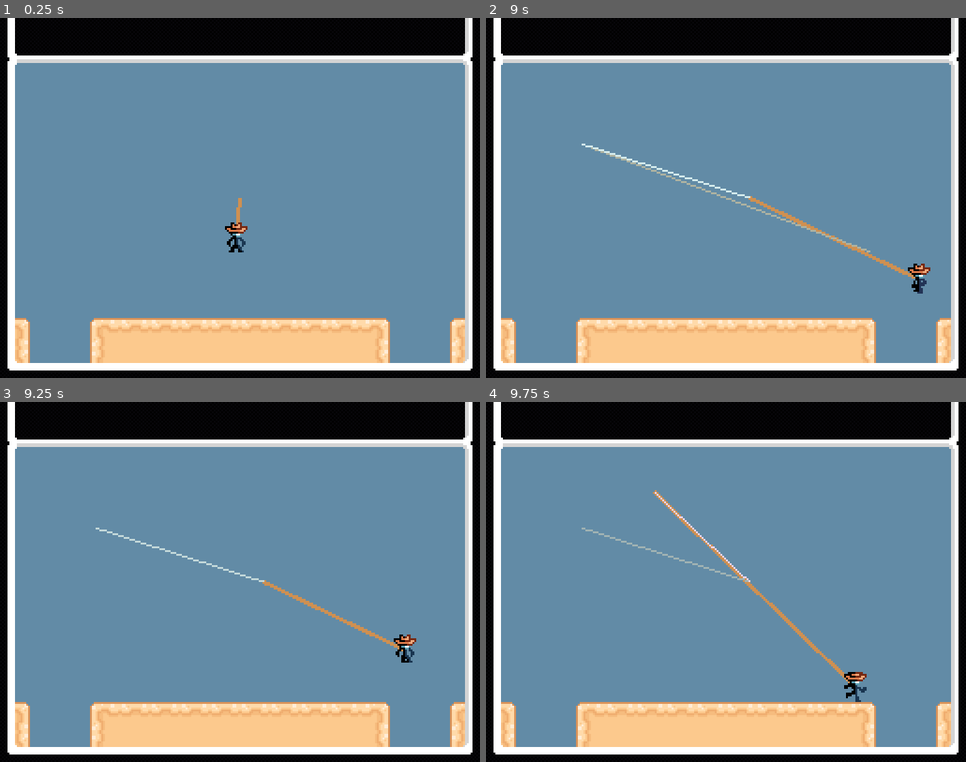
Above: before the commit, frames 1-4 (two rows, left to right).
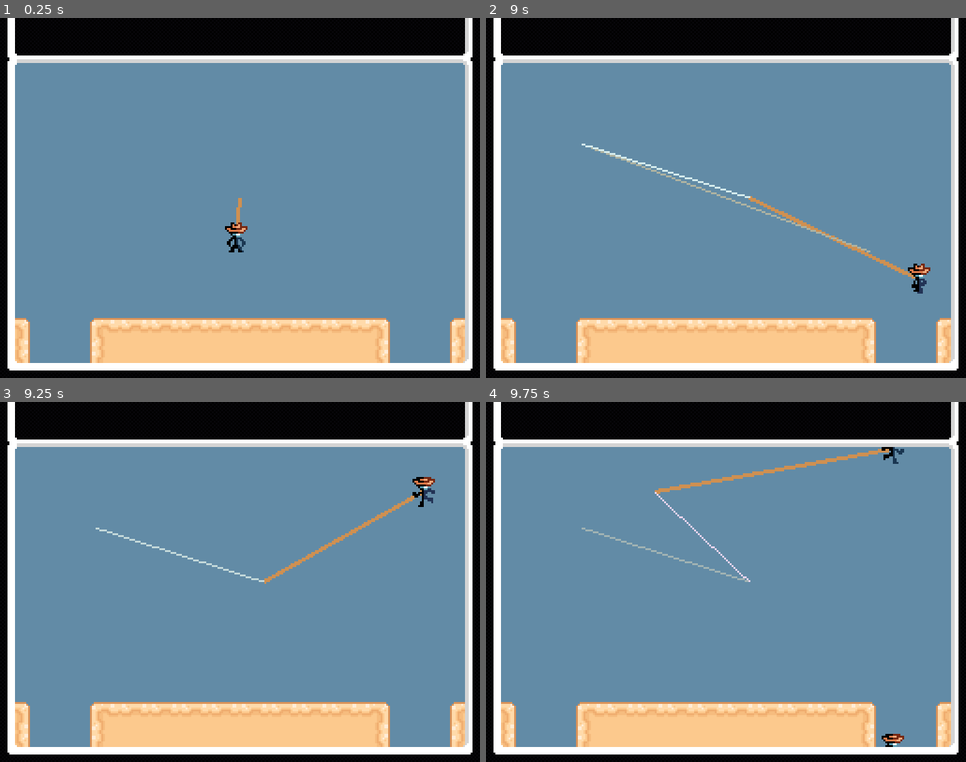
Above: after the commit, the same moments.

Repository: Jcodefox/GMTK-2025
Game: Godot game, scene res://scenes/topscenes/gameplay_topscene.tscn
The game is run twice, just before and just after one commit, with the same random seed, the same clock (stepped at 60 frames per second) and the same inputs.
Inputs (mouse positions are in pixels of both pictures, inside the frame that each line leads up to):
- Up to frame 1 (0.25 s): no input
- Up to frame 2 (9 s): move the mouse to (702, 270) at 0.52 s; hold D (move_right) 0.53-2.03 s; tap Space (move_jump) at 0.77, 1.52, 3.02, 3.77, 4.52, 6.02, 6.77, 7.52 s; move the mouse to (870, 252) at 1.27 s; move the mouse to (582, 144) at 2.02 s; hold A (move_left) 2.03-4.28 s; move the mouse to (750, 198) at 2.77 s; move the mouse to (654, 108) at 3.52 s; move the mouse to (831, 180) at 4.27 s; hold D (move_right) 4.28-8.03 s; move the mouse to (630, 216) at 5.02 s; move the mouse to (774, 118) at 5.77 s; move the mouse to (702, 270) at 6.52 s; move the mouse to (870, 252) at 7.27 s; move the mouse to (582, 144) at 8.02 s; hold A (move_left) from 8.03 s (still down); move the mouse to (750, 198) at 8.77 s
- Up to frame 3 (9.25 s): keep holding A (move_left); tap Space (move_jump) at 9.02 s
- Up to frame 4 (9.75 s): move the mouse to (654, 492) at 9.52 s; release A (move_left) at 9.53 s; hold D (move_right) from 9.53 s (still down)

Frames 1-2 are identical in both runs. In frame 3, 1.1% of the frame differs, in the area x 54-91%, y 20-73%; in frame 4, 1.4%, in the area x 34-88%, y 12-96%.

Commit message:
Reduce extra jumps to 1

Diff:
--- a/scripts/prefabs/player_v2.gd
+++ b/scripts/prefabs/player_v2.gd
@@ -24,8 +24,8 @@
 
 @onready var world_dimensions: Vector2 = (world_top_left - world_bottom_right).abs()
 
-var max_extra_jumps: int = 2
-var extra_jumps_left: int = 1
+var max_extra_jumps: int = 1
+var extra_jumps_left: int = 0
 var time_since_on_floor: float = INF
 var time_since_jump_attempt: float = INF
 
